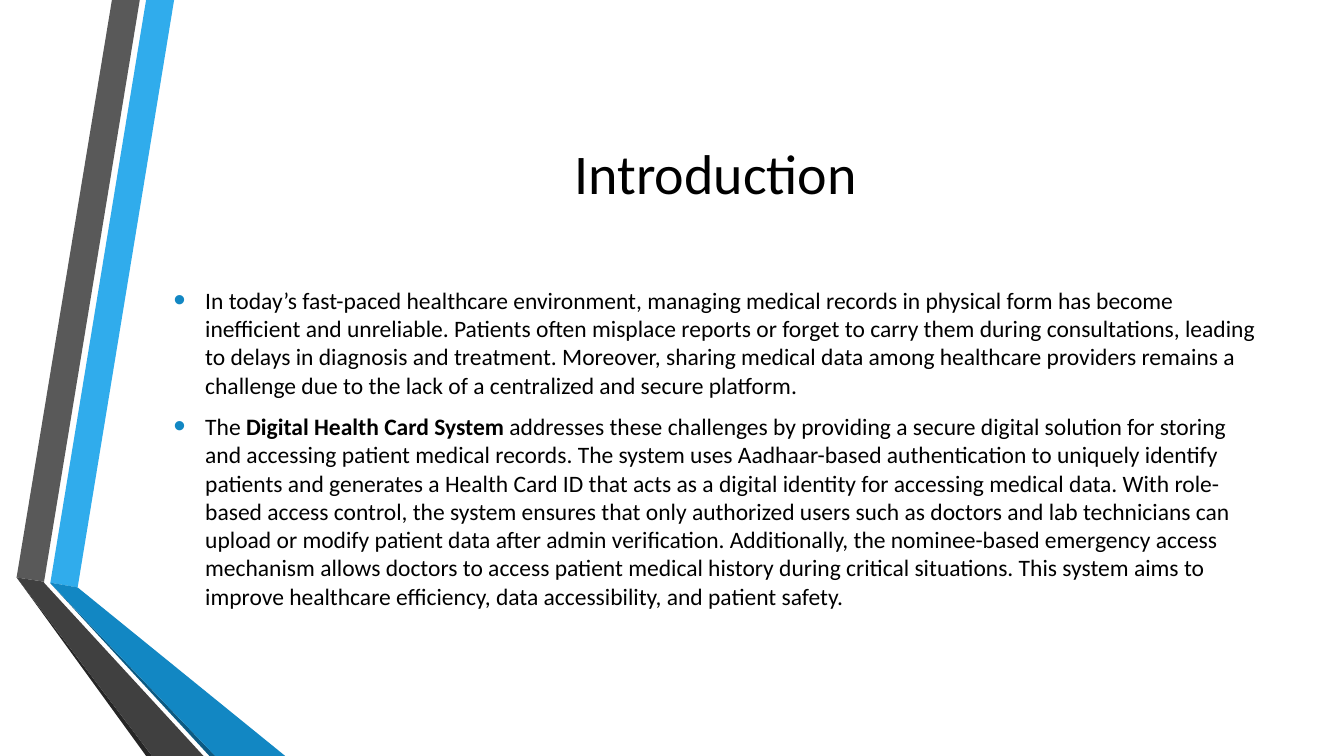
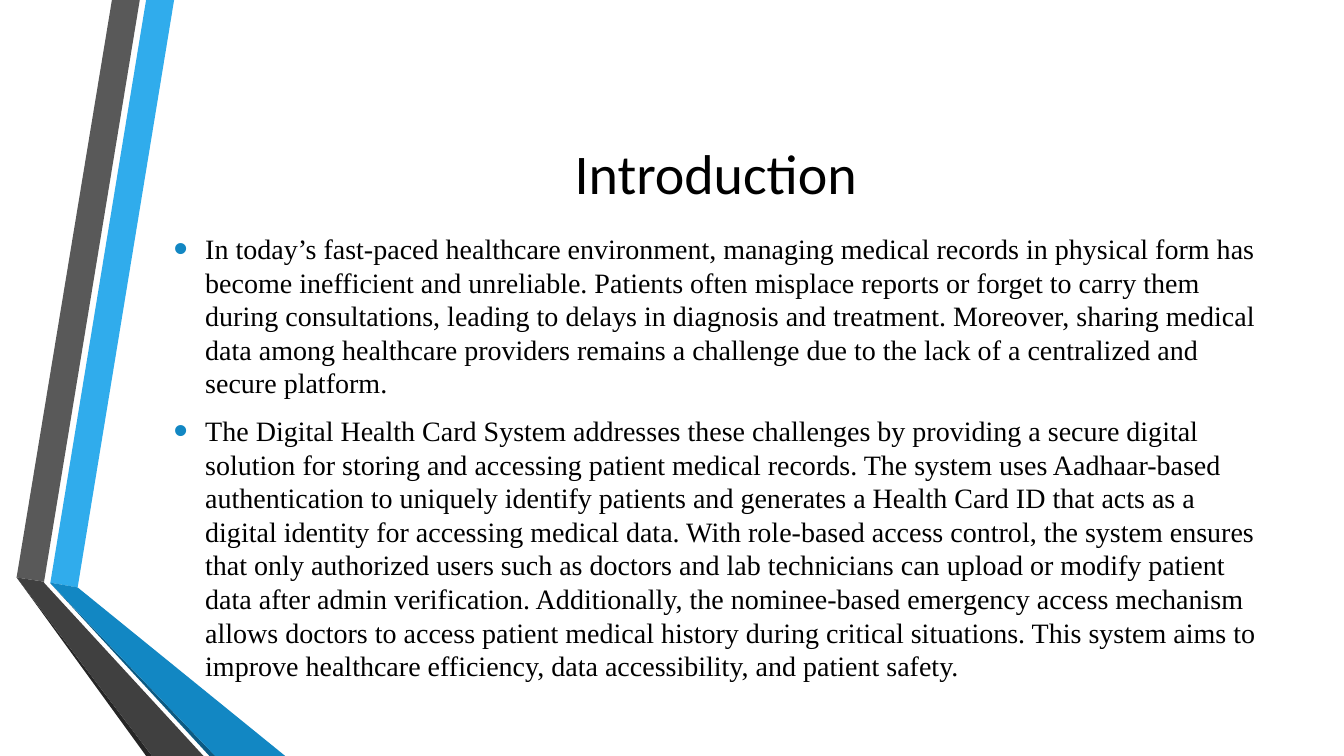
Before and after one commit to kedar3016/DIGITAL_HEALTH_CARD, a slide deck: slide 3 of Digital Health Card.pptx. Drawn at 1344x756 pixels with LibreOffice and Linux fonts; fonts in the diff are those of the drawing; background and template pictures are left out. Boxes give left, top, right and bottom in pixels: in the first picture for what was removed or moved away, otherwise in the second. Text is boxed around its words. In the diff, an @@ line names an element or a change of style, - is before the commit and + after.

Commit message:
Digital Health Card PPt

```diff
--- a/Digital Health Card.pptx
+++ b/Digital Health Card.pptx
@@ text "In today’s fast-paced healthcare environment, ..." at [205, 239, 1255, 682]: size 16.8 to 20 pt, font Calibri to Times New Roman; bold off in "Digital Health Card System" @@
```
Also in this commit, not shown: 8 other slides changed, 8 slides added, 1 slide removed.
